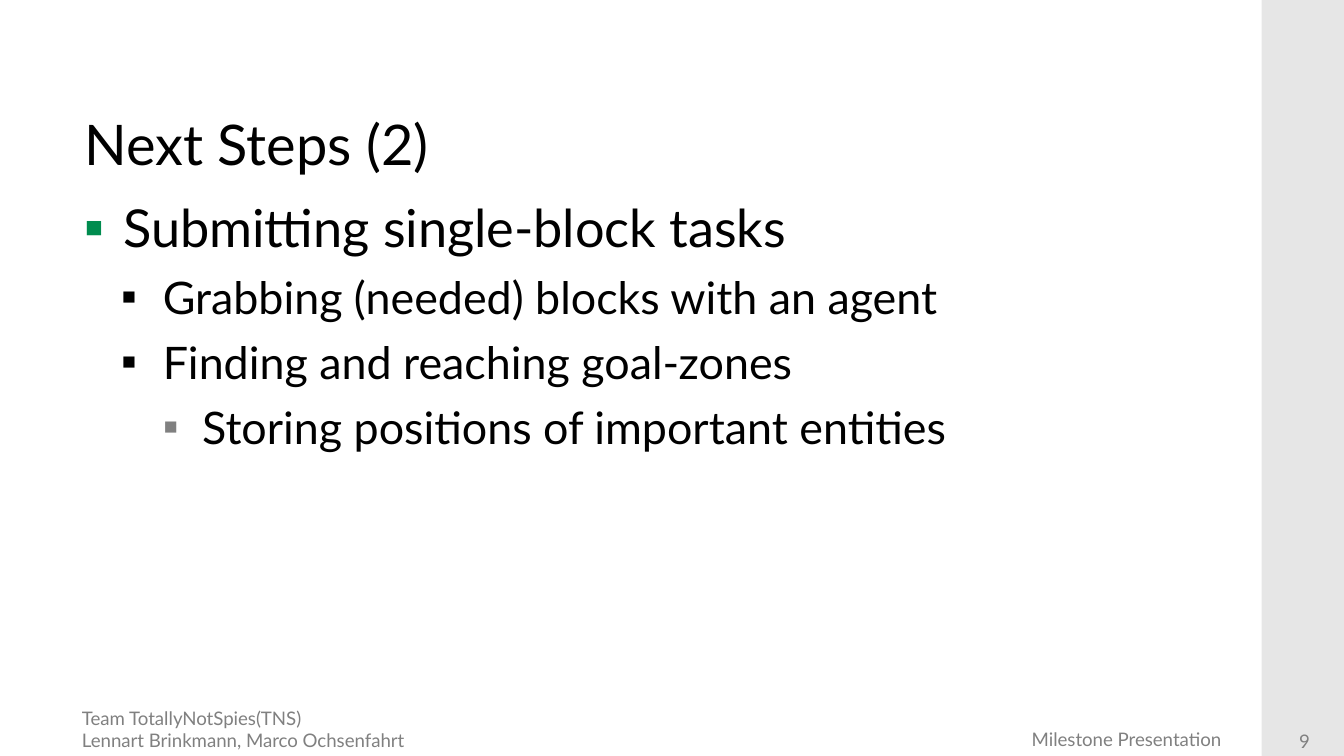
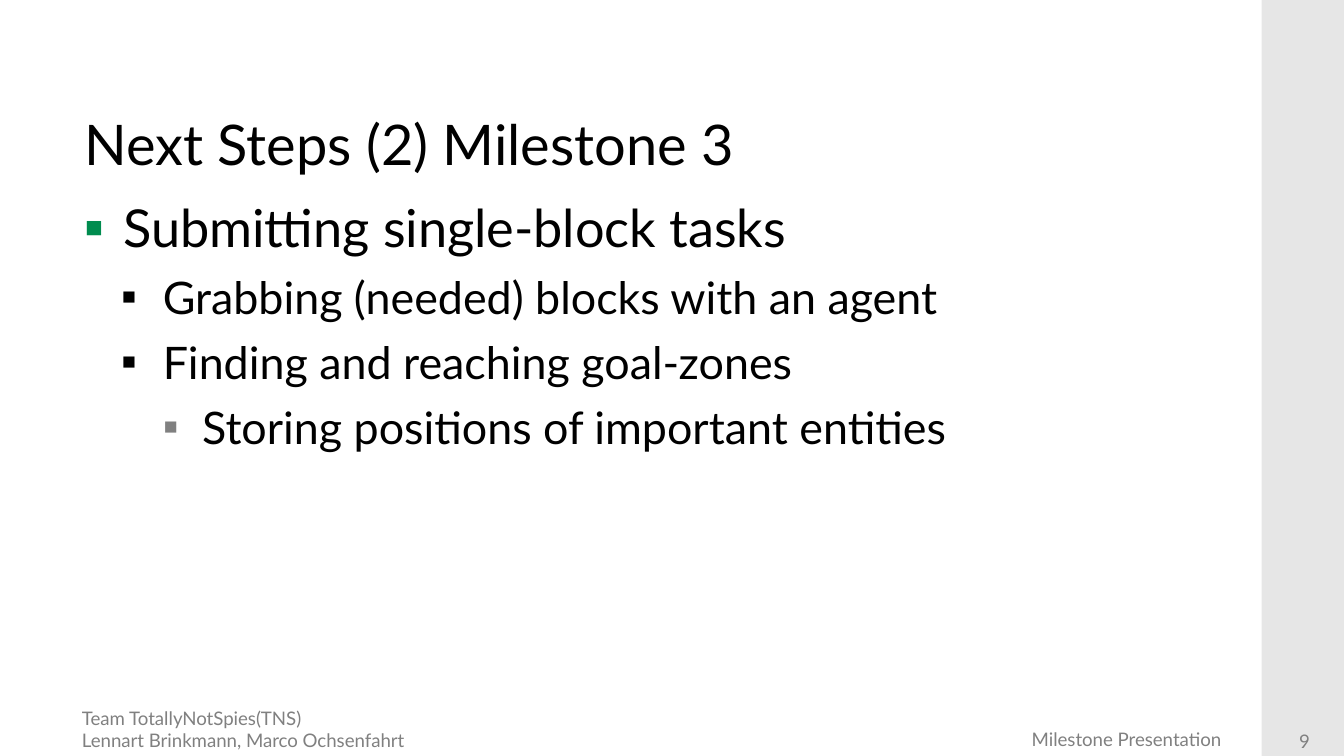
Before and after one commit to DieMango/PiB_Bri_Och, a slide deck: slide 9 of Milestone1 Presentation.pptx. Drawn at 1344x756 pixels with LibreOffice and Linux fonts; fonts in the diff are those of the drawing; background and template pictures are left out. Boxes give left, top, right and bottom in pixels: in the first picture for what was removed or moved away, otherwise in the second. Text is boxed around its words. In the diff, an @@ line names an element or a change of style, - is before the commit and + after.

```diff
--- a/Milestone1 Presentation.pptx
+++ b/Milestone1 Presentation.pptx
@@ title at [84,121,734,175]: text changed @@
-Next Steps (2)
+Next Steps (2) Milestone 3
```
Also in this commit, not shown: 2 other slides changed.
